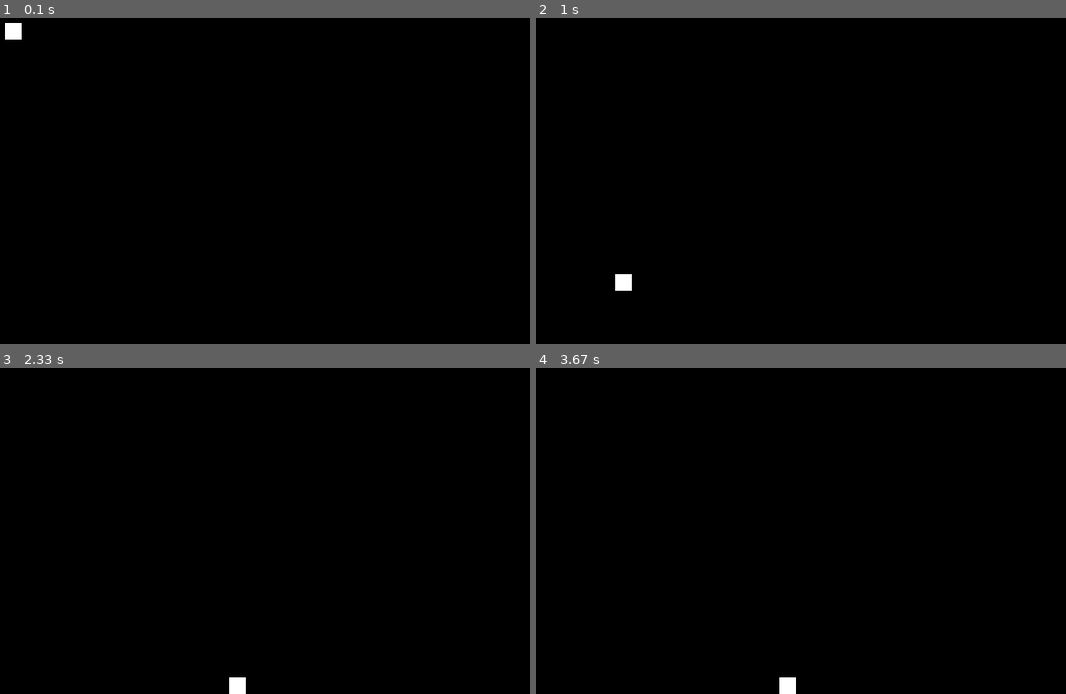
Above: before the commit, frames 1-4 (two rows, left to right).
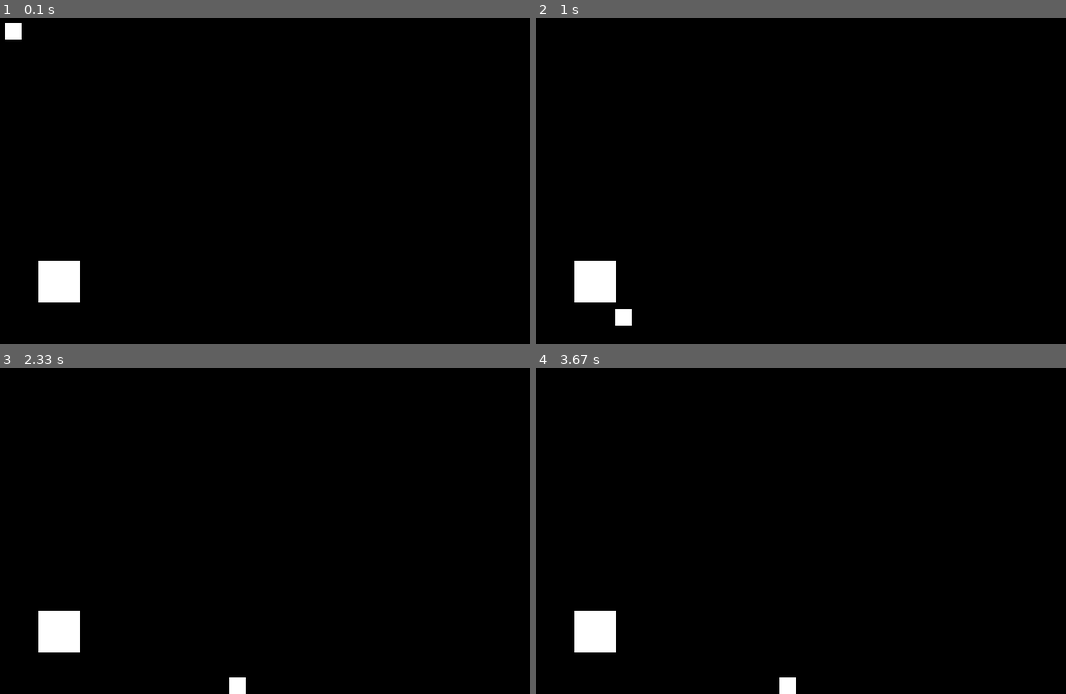
Above: after the commit, the same moments.

Repository: pl992/LearningPyGame
Game: pygame game, started from main.py
Same seed, same stepped clock (60 frames per second), same inputs: the game is played once before the commit and once after it.
Inputs:
- Up to frame 1 (0.1 s): no input
- Up to frame 2 (1 s): hold D 0.33-0.8 s; hold W from 0.83 s (still down)
- Up to frame 3 (2.33 s): release W at 1.13 s; hold D 1.17-1.63 s; hold A 1.67-2.2 s; hold A from 2.23 s (still down)
- Up to frame 4 (3.67 s): release A at 2.63 s; hold W 2.67-3.03 s; hold D from 3.07 s (still down)

The runs differ from the first frame. In frame 1, 1.0% of the frame differs, in the area x 7-16%, y 74-88%; in frame 2, 1.3%, in the area x 7-19%, y 74-95%; in frame 3, 1.0%; in frame 4, 1.0%.

Commit message:
Added working collitions

Diff:
--- a/main.py
+++ b/main.py
@@ -1,4 +1,5 @@
 import pygame
+import obstacle
 import player
 
 FPS = 60
@@ -15,6 +16,7 @@
 
         pygame.init()
         self.player = player.player(10,10,20)
+        self.obstacle = obstacle.obstacle(50,300,50)
         self.render()
 
     def on_event(self,event):
@@ -30,6 +32,7 @@
 
     def render(self):
         self._display_surf.blit(self.player.image,self.player.rect)
+        self._display_surf.blit(self.obstacle.image,self.obstacle.rect)
         pygame.display.update()
 
     def on_execute(self):
@@ -37,6 +40,7 @@
             self.dt = self.clock.tick(FPS) / 1000
             self._display_surf.blit(self.player.obscure,self.player.rect)
             self.player.update(self._display_surf.get_size(),self.dt)
+            self.obstacle.check_collision(self.player)
             self.render()
             for event in pygame.event.get():
                 self.on_event(event)
--- a/obstacle.py
+++ b/obstacle.py
@@ -23,8 +23,6 @@
     def check_collision(self,player):
         get_sign = lambda x : -1 if x < 0 else 1
         pos = positions(player)
-        #Everything works only if it's on movement
-        #velocity[0] passes through the obstacle
 
         #Stop right
         if (pos.right <= self.rect.left and
@@ -41,25 +39,28 @@
             player.rect.left = self.rect.right
             player.velocity[0] = 0
         #Stop top
-        if (pos.top >= self.rect.bottom and
-                pos.next_top < self.rect.bottom and (
-                pos.left >= self.rect.left and
-                pos.right <= self.rect.right)):
+        if (
+                pos.top >= self.rect.bottom and
+                pos.next_top < self.rect.bottom and
+                (
+                    (pos.left > self.rect.left and
+                     pos.left < self.rect.right) or
+                    (pos.right > self.rect.left and
+                     pos.right < self.rect.right)
+                )
+            ):
             player.rect.top = self.rect.bottom
             player.velocity[1] = 0
         #Stop bottom
-        if (pos.bottom <= self.rect.top and
-                pos.next_bottom > self.rect.top and (
-                pos.left >= self.rect.left and
-                pos.right <= self.rect.right)):
+        if (
+                pos.bottom <= self.rect.top and
+                pos.next_bottom > self.rect.top and
+                (
+                    (pos.left > self.rect.left and
+                     pos.left < self.rect.right) or
+                    (pos.right > self.rect.left and
+                     pos.right < self.rect.right)
+                )
+            ):
             player.rect.bottom = self.rect.top
             player.velocity[1] = 0
-
-
-#        if (player.rect.left + player.velocity[0] <= self.rect.right and
-#                player.rect.right):
-#            player.rect.left = self.rect.right
-#            player.velocity[0] = 0
-#        if player.rect.right + player.velocity[0] >= self.rect.left:
-#            player.rect.right = self.rect.left
-#            player.velocity[0] = 0
